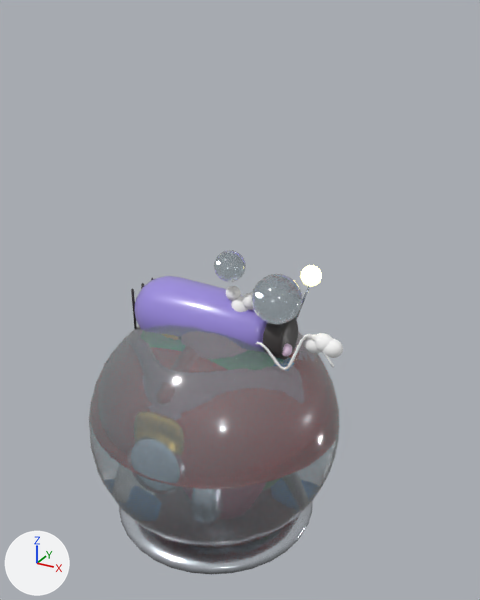
What one commit did to the glTF model juego/web/public/modelos/lavado/accesorios.glb.
Both versions are drawn from a 50 mm camera at (1.47, -2.41, 1.89) aimed at (0.08, 0.11, 0.63). Arrows for +X, +Y and +Z are at lower left; the lights stay in place. The picture after the commit comes second. Where no turn or scale is listed for an object, it has been applied to the vertices. Vertices at exactly the same position are counted once.

The scene before the commit, as lines of its bpy script (objects in view):
```python
ob_casco_burbuja = bpy.data.objects.new('casco_burbuja', me_casco_burbuja_1_001)
ob_casco_burbuja.location = (0.0, 0.0, 0.106)
ob_casco_burbuja.scale = (0.703, 0.703, 0.703)
ob_secador_mano = bpy.data.objects.new('secador_mano', me_secador_mano_1_001)
ob_secador_mano.location = (0.107, 0.0, 0.348)
ob_secador_mano.scale = (0.541, 0.541, 0.541)
ob_varita_mano = bpy.data.objects.new('varita_mano', me_varita_mano_1_001)
ob_varita_mano.location = (0.091, -0.051, 0.45)
ob_varita_mano.scale = (0.478, 0.478, 0.478)
```
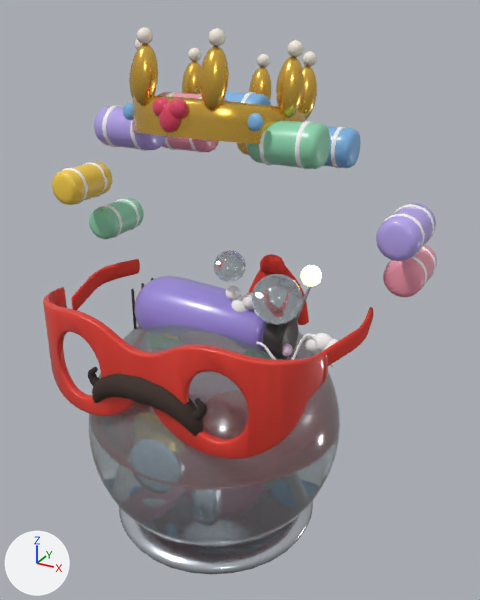
Where the newer file only moved an object's origin or applied its transform, the numbers keep the older frame.

What differs and where, as boxes [x1, y1, x2, y2] in the pictures (480 x 600 px):
'casco_burbuja', reshaped
    before: [89, 265, 339, 575]
    after: [89, 265, 340, 575]
'antifaz_heroe', added (red)
    after: [43, 254, 373, 459]
    faces in mat_palettematerial012: [43, 286, 329, 459]
    faces in mat_palettematerial001: [71, 254, 373, 366]
'rulos_cabeza', added
    after: [52, 91, 437, 297]
    faces in mat_palettematerial020: [52, 92, 437, 297]
    faces in mat_palettematerial007: [62, 91, 436, 291]
'corona_guerrera', added (brown)
    after: [123, 27, 317, 144]
    faces in mat_palettematerial013: [129, 44, 317, 144]
    faces in mat_palettematerial021: [123, 27, 317, 133]
'bigote_lenador', added (brown)
    after: [92, 373, 203, 436]
'bigote_barbero', added
    after: [88, 367, 207, 420]
part 1 of me_casco_burbuja_1_001, built on
    before: [89, 265, 338, 541]
    after: [89, 265, 340, 575]
part 2 of me_casco_burbuja_1_001, edited (looks the same)
    both: [95, 325, 334, 546]

What changed in the scene script:
```text
Add mat_palettematerial011:
    mat_palettematerial011 = bpy.data.materials.new('PaletteMaterial011')
    # colours: beige #fff3b0
    # uses the picture img_palettebasecolor
    # uses the picture img_palettemetallicroughness
Add mat_palettematerial007:
    mat_palettematerial007 = bpy.data.materials.new('PaletteMaterial007')
    # uses the picture img_palettebasecolor
    # uses the picture img_palettemetallicroughness
Add mat_palettematerial010:
    mat_palettematerial010 = bpy.data.materials.new('PaletteMaterial010')
    # uses the picture img_palettebasecolor
    # uses the picture img_palettemetallicroughness
Add mat_palettematerial021:
    mat_palettematerial021 = bpy.data.materials.new('PaletteMaterial021')
    # uses the picture img_palettebasecolor
    # uses the picture img_palettemetallicroughness
Add mat_palettematerial013:
    mat_palettematerial013 = bpy.data.materials.new('PaletteMaterial013')
    # uses the picture img_palettebasecolor
    # uses the picture img_palettemetallicroughness
Add mat_palettematerial020:
    mat_palettematerial020 = bpy.data.materials.new('PaletteMaterial020')
    # uses the picture img_palettebasecolor
    # uses the picture img_palettemetallicroughness
Add mat_palettematerial002:
    mat_palettematerial002 = bpy.data.materials.new('PaletteMaterial002')
    # uses the picture img_palettebasecolor
    # uses the picture img_palettemetallicroughness
Add mat_palettematerial012:
    mat_palettematerial012 = bpy.data.materials.new('PaletteMaterial012')
    # uses the picture img_palettebasecolor
    # uses the picture img_palettemetallicroughness
Add mat_palettematerial001:
    mat_palettematerial001 = bpy.data.materials.new('PaletteMaterial001')
    # uses the picture img_palettebasecolor
    # uses the picture img_palettemetallicroughness
Change me_casco_burbuja_1_001:
    used by ob_casco_burbuja; location = (0.0, 0.0, 0.106); scale = (0.703, 0.703, 0.703)
    remove me_casco_burbuja_1_001.from_pydata(...)  # 1309 vertices, 2602 faces; spans x -0.88..0.88, y -0.88..0.88, z -1.0..1.0
    remove me_casco_burbuja_1_001.materials.append(mat_obj__d6dce4_12)  # light grey #d6dce4
    remove me_casco_burbuja_1_001.materials.append(mat_obj__fff3b0_20)  # beige #fff3b0, glowing beige #fff3b0
    add me_casco_burbuja_1_001.from_pydata(...)  # 2716 vertices, 5416 faces; spans x -0.88..0.88, y -0.88..0.88, z -1.0..1.0
    me_casco_burbuja_1_001 part 1: 138 vertices moved within x 0.47..0.61, y 0.29..0.42, z 0.86..1.0; 48 vertices removed from x -0.86..0.83, y -0.7..0.84, z -0.97..0.99; 1455 vertices added at x -0.87..0.87, y -0.87..0.87, z -1.0..1.0
    me_casco_burbuja_1_001 part 2: 163 faces spanning x -0.88..0.88, y -0.87..0.87, z -0.98..0.7 switch from mat_obj__e8f6ff_4 (pale blue #e8f6ff) to mat_palettematerial010
    add me_casco_burbuja_1_001.materials.append(mat_palettematerial007)
    add me_casco_burbuja_1_001.materials.append(mat_palettematerial011)
Add ob_corona_guerrera:
    ob_corona_guerrera = bpy.data.objects.new('corona_guerrera', me_corona_guerrera_1_001)  # 4510 vertices, 8832 faces; spans x -0.403..0.403, y -0.419..0.419, z -0.254..0.254
    ob_corona_guerrera.location = (0.0, 0.098, 1.57)
Add ob_rulos_cabeza:
    ob_rulos_cabeza = bpy.data.objects.new('rulos_cabeza', me_rulos_cabeza_1_001)  # 4102 vertices, 8072 faces; spans x -0.92..0.92, y -0.44..0.44, z -0.42..0.42
    ob_rulos_cabeza.location = (0.0, 0.21, 1.17)
Add ob_bigote_barbero:
    ob_bigote_barbero = bpy.data.objects.new('bigote_barbero', me_bigote_barbero_1_002)  # 381 vertices, 758 faces; spans x -0.295..0.295, y -0.047..0.047, z -0.061..0.061
    ob_bigote_barbero.location = (0.0, -0.55, 0.456)
Add ob_bigote_lenador:
    ob_bigote_lenador = bpy.data.objects.new('bigote_lenador', me_bigote_lenador_1_002)  # 538 vertices, 1072 faces; spans x -0.276..0.276, y -0.065..0.065, z -0.108..0.108
    ob_bigote_lenador.location = (0.0, -0.55, 0.432)
Add ob_antifaz_heroe:
    ob_antifaz_heroe = bpy.data.objects.new('antifaz_heroe', me_antifaz_heroe_1_002)  # 2271 vertices, 4525 faces; spans x -0.712..0.712, y -0.636..0.636, z -0.24..0.24
    ob_antifaz_heroe.location = (0.0, 0.064, 0.5)
```
